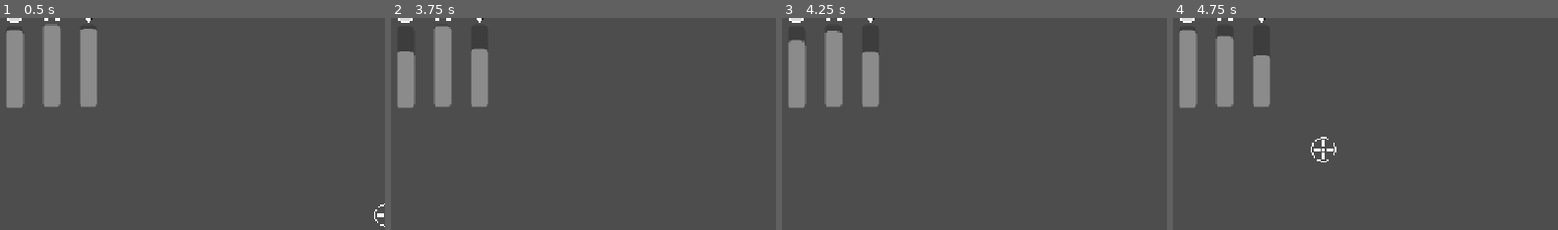
Above: before the commit, frames 1-4 (left to right).
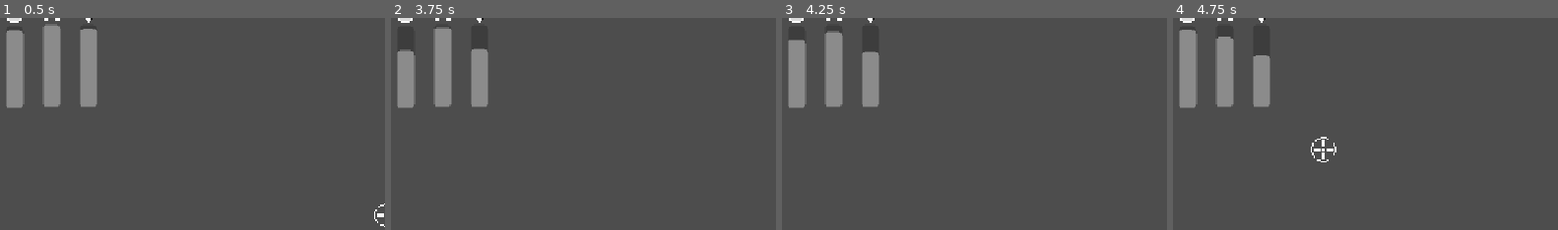
Above: after the commit, the same moments.

Repository: foreachike/game2
Game: Godot game, scene res://scenes/main.tscn
Two runs of this game, one before a commit and one after it. Both use one fixed random seed, a clock stepped at 60 frames per second and the inputs below. The project has no main scene, so this scene is started directly.
Inputs (mouse positions are % of the whole screen's width and height, from its top left):
- Up to frame 1 (0.5 s): no input
- Up to frame 2 (3.75 s): tap Enter at 0.5, 3.5 s; move the mouse to (73, 47) at 0.52 s; hold Right (ui_right) 0.53-1.28 s; tap Alt at 0.6, 2.1, 3.6 s; click (73, 47) at 0.67 s; move the mouse to (30, 57) at 1.27 s; hold Down (ui_down) 1.28-2.03 s; tap Shift at 1.35, 2.85 s; tap Space at 2 s; move the mouse to (60, 29) at 2.02 s; hold Right (ui_right) 2.03-2.78 s; move the mouse to (45, 73) at 2.77 s; hold Up 2.78-3.53 s; click (45, 73) at 2.92 s; move the mouse to (81, 68) at 3.52 s; hold Left (ui_left) from 3.53 s (still down)
- Up to frame 3 (4.25 s): keep holding Left (ui_left)
- Up to frame 4 (4.75 s): keep holding Left (ui_left); move the mouse to (20, 36) at 4.27 s; tap Shift at 4.35 s
The pictures show only the part of the screen within x 0-50%, y 6-56%; the shares and areas given below are measured in that part.

Frame 1 is identical in both runs. In frame 2, less than 0.1% of the frame differs, in the area x 1-16%, y 3-17%; in frame 3, less than 0.1%; in frame 4, less than 0.1%.

Commit message:
sound effects menus polish and such

Diff:
--- a/project.godot
+++ b/project.godot
@@ -13,6 +13,10 @@
 config/name="gameYouPlay"
 config/features=PackedStringArray("4.7", "Forward Plus")
 config/icon="res://icon.svg"
+
+[autoload]
+
+Crosshair="*uid://v4eqe088kk84"
 
 [display]
 
--- /dev/null
+++ b/scenes/crosshair.tscn
@@ -0,0 +1,9 @@
+[gd_scene format=3 uid="uid://v4eqe088kk84"]
+
+[ext_resource type="Texture2D" uid="uid://bw0cy0qfkc0ai" path="res://sprites/crosshair.png" id="1_norqy"]
+[ext_resource type="Script" uid="uid://kwstrqxye5sp" path="res://scripts/crosshair.gd" id="2_qnjby"]
+
+[node name="crosshair" type="Sprite2D" unique_id=165731614]
+scale = Vector2(2.28125, 2.28125)
+texture = ExtResource("1_norqy")
+script = ExtResource("2_qnjby")
--- a/scenes/gameover.tscn
+++ b/scenes/gameover.tscn
@@ -1,3 +1,80 @@
 [gd_scene format=3 uid="uid://dlhexnk2qnsyg"]
 
+[ext_resource type="FontFile" uid="uid://bhmnt3s60sjr5" path="res://font/VCR_OSD_MONO_1.001.ttf" id="1_dy3ie"]
+[ext_resource type="Script" uid="uid://45kdpnta8bqu" path="res://scripts/textScroll.gd" id="2_2mkfd"]
+[ext_resource type="Script" uid="uid://cv025bcd2jdhr" path="res://scripts/button.gd" id="3_2mkfd"]
+
+[sub_resource type="LabelSettings" id="LabelSettings_pkevg"]
+line_spacing = 3.145
+font = ExtResource("1_dy3ie")
+font_size = 79
+outline_color = Color(0, 0, 0, 1)
+shadow_size = 22
+shadow_color = Color(0, 0, 0, 0.0627451)
+
 [node name="Node2D" type="Node2D" unique_id=1298917901]
+
+[node name="Control" type="Control" parent="." unique_id=1454477366]
+layout_mode = 3
+anchors_preset = 0
+offset_left = 415.0
+offset_top = 156.0
+offset_right = 765.0
+offset_bottom = 406.0
+
+[node name="CenterContainer" type="CenterContainer" parent="Control" unique_id=792269882]
+layout_mode = 1
+anchors_preset = 8
+anchor_left = 0.5
+anchor_top = 0.5
+anchor_right = 0.5
+anchor_bottom = 0.5
+offset_left = -254.5
+offset_top = -181.0
+offset_right = 254.5
+offset_bottom = 181.0
+grow_horizontal = 2
+grow_vertical = 2
+
+[node name="Label" type="Label" parent="Control/CenterContainer" unique_id=561115183]
+layout_mode = 2
+text = "GODOT
+IS DEAD
+
+GAMES
+ARE NO MORE"
+label_settings = SubResource("LabelSettings_pkevg")
+horizontal_alignment = 1
+vertical_alignment = 3
+autowrap_trim_flags = 0
+script = ExtResource("2_2mkfd")
+
+[node name="typeTimer" type="Timer" parent="Control/CenterContainer/Label" unique_id=2045671129]
+wait_time = 0.103
+
+[node name="pauseTimer" type="Timer" parent="Control/CenterContainer/Label" unique_id=906052354]
+wait_time = 2.072
+
+[node name="Button" type="Button" parent="Control" unique_id=738236029]
+layout_mode = 0
+offset_left = -164.0
+offset_top = 373.0
+offset_right = 72.0
+offset_bottom = 440.0
+text = "retry"
+script = ExtResource("3_2mkfd")
+button = 1
+
+[node name="Button2" type="Button" parent="Control" unique_id=512376114]
+layout_mode = 0
+offset_left = 259.0
+offset_top = 373.0
+offset_right = 495.0
+offset_bottom = 440.0
+text = "menu
+"
+script = ExtResource("3_2mkfd")
+button = 2
+
+[connection signal="pressed" from="Control/Button" to="Control/Button" method="_on_pressed"]
+[connection signal="pressed" from="Control/Button2" to="Control/Button2" method="_on_pressed"]
--- a/scenes/main.tscn
+++ b/scenes/main.tscn
@@ -5,14 +5,18 @@
 [ext_resource type="Texture2D" uid="uid://blspgghd6rqhf" path="res://sprites/2.png" id="2_o6xl0"]
 [ext_resource type="Texture2D" uid="uid://bdb4qnn3770ae" path="res://sprites/3.png" id="3_tipki"]
 [ext_resource type="Texture2D" uid="uid://c4mykdv2k21l3" path="res://sprites/4.png" id="4_85g3d"]
-[ext_resource type="Script" uid="uid://ftuoqdm8vlvn" path="res://scenes/cookingAnim.gd" id="5_o6xl0"]
+[ext_resource type="Script" uid="uid://ftuoqdm8vlvn" path="res://scripts/cookingAnim.gd" id="5_o6xl0"]
 [ext_resource type="Texture2D" uid="uid://cgqsobmi5ows1" path="res://godotengine-dark.png" id="7_trceg"]
 [ext_resource type="Texture2D" uid="uid://cmeypbn52t8as" path="res://sprites/drink.png" id="8_choun"]
+[ext_resource type="AudioStream" uid="uid://bjx1epky5lpex" path="res://sounds/cook.wav" id="8_jkv2x"]
+[ext_resource type="AudioStream" uid="uid://cvej6hlnk7s52" path="res://sounds/chomp.wav" id="8_trceg"]
+[ext_resource type="AudioStream" uid="uid://dkc1nb4vdmyla" path="res://sounds/bip.wav" id="9_jbj1t"]
 [ext_resource type="Texture2D" uid="uid://bo12t052i7hfp" path="res://sprites/music.png" id="9_ya4ey"]
 [ext_resource type="Texture2D" uid="uid://cghw85j7tsosr" path="res://sprites/pizza.png" id="10_eb6dy"]
+[ext_resource type="Script" uid="uid://ciyror2d21a0k" path="res://scripts/drinksounds.gd" id="11_jbj1t"]
 [ext_resource type="FontFile" uid="uid://bhmnt3s60sjr5" path="res://font/VCR_OSD_MONO_1.001.ttf" id="11_ya4ey"]
-[ext_resource type="Texture2D" uid="uid://bw0cy0qfkc0ai" path="res://sprites/crosshair.png" id="12_trceg"]
-[ext_resource type="Script" uid="uid://kwstrqxye5sp" path="res://scripts/crosshair.gd" id="13_a8y0u"]
+[ext_resource type="PackedScene" uid="uid://v4eqe088kk84" path="res://scenes/crosshair.tscn" id="12_eb6dy"]
+[ext_resource type="AudioStream" uid="uid://dbojstjpj3i34" path="res://sounds/gulp.wav" id="12_muem4"]
 
 [sub_resource type="DrawableTexture2D" id="DrawableTexture2D_tqdvr"]
 
@@ -71,8 +75,14 @@
 scale = Vector2(2.31, 2.31)
 sprite_frames = SubResource("SpriteFrames_5rdo6")
 animation = &"cook"
-speed_scale = 0.75
+speed_scale = 0.7
 script = ExtResource("5_o6xl0")
+
+[node name="cookingSounds" type="AudioStreamPlayer2D" parent="KitchenP" unique_id=1740083305]
+stream = ExtResource("8_jkv2x")
+
+[node name="bip" type="AudioStreamPlayer2D" parent="KitchenP" unique_id=998972559]
+stream = ExtResource("9_jbj1t")
 
 [node name="MusicP" type="Node2D" parent="." unique_id=1798012502]
 position = Vector2(580, 566)
@@ -81,12 +91,22 @@
 modulate = Color(0.5449743, 0.54497427, 0.54497427, 1)
 texture = SubResource("DrawableTexture2D_tqdvr")
 
+[node name="musicSounds" type="AudioStreamPlayer2D" parent="MusicP" unique_id=1513941728]
+
+[node name="chomp" type="AudioStreamPlayer2D" parent="MusicP" unique_id=1537768092]
+stream = ExtResource("8_trceg")
+volume_db = -5.0
+
 [node name="DrinkP" type="Node2D" parent="." unique_id=379263878]
 position = Vector2(70, 566)
+script = ExtResource("11_jbj1t")
 
 [node name="Drink" type="Sprite2D" parent="DrinkP" unique_id=1349682230]
 modulate = Color(0.5449743, 0.54497427, 0.54497427, 1)
 texture = SubResource("DrawableTexture2D_tqdvr")
+
+[node name="drinkingSounds" type="AudioStreamPlayer2D" parent="DrinkP" unique_id=616569345]
+stream = ExtResource("12_muem4")
 
 [node name="CanvasLayer" type="CanvasLayer" parent="." unique_id=2115296890]
 
@@ -152,10 +172,4 @@
 label_settings = SubResource("LabelSettings_5rdo6")
 horizontal_alignment = 1
 
-[node name="crosshair" type="Sprite2D" parent="." unique_id=1547000188]
-position = Vector2(20.5, 20.5)
-scale = Vector2(2.28125, 2.28125)
-texture = ExtResource("12_trceg")
-script = ExtResource("13_a8y0u")
-
-[connection signal="animation_looped" from="KitchenP/cookingAnim" to="KitchenP/cookingAnim" method="_on_animation_looped"]
+[node name="crosshair" parent="CanvasLayer" unique_id=165731614 instance=ExtResource("12_eb6dy")]
--- a/scenes/start.tscn
+++ b/scenes/start.tscn
@@ -1,3 +1,34 @@
 [gd_scene format=3 uid="uid://cog6jybcii07d"]
 
+[ext_resource type="Script" uid="uid://pysb8jyvxyxj" path="res://scripts/buttonStart.gd" id="1_u80x2"]
+[ext_resource type="FontFile" uid="uid://bhmnt3s60sjr5" path="res://font/VCR_OSD_MONO_1.001.ttf" id="2_bodal"]
+
+[sub_resource type="Theme" id="Theme_y16t7"]
+
+[sub_resource type="LabelSettings" id="LabelSettings_5rdo6"]
+font = ExtResource("2_bodal")
+font_size = 90
+
 [node name="Node2D" type="Node2D" unique_id=1524386747]
+
+[node name="Button" type="Button" parent="." unique_id=797710287]
+offset_left = 524.0
+offset_top = 351.0
+offset_right = 672.0
+offset_bottom = 384.0
+theme = SubResource("Theme_y16t7")
+theme_override_colors/icon_normal_color = Color(0, 0, 0, 1)
+text = "start"
+script = ExtResource("1_u80x2")
+
+[node name="Label" type="Label" parent="." unique_id=95641302]
+offset_left = 240.0
+offset_top = 61.0
+offset_right = 926.0
+offset_bottom = 224.0
+text = "GODOT'S LIFE
+AS A BUM"
+label_settings = SubResource("LabelSettings_5rdo6")
+horizontal_alignment = 1
+
+[connection signal="pressed" from="Button" to="Button" method="_on_pressed"]
--- /dev/null
+++ b/scripts/button.gd
@@ -0,0 +1,24 @@
+extends Button
+@onready var label: Label = $"../CenterContainer/Label"
+
+@export var button: int
+
+# Called when the node enters the scene tree for the first time.
+func _ready() -> void:
+	visible = false
+	label.buttons.connect(_on_buttons)
+
+
+# Called every frame. 'delta' is the elapsed time since the previous frame.
+func _process(delta: float) -> void:
+	pass
+
+func _on_buttons():
+	visible = true
+
+
+func _on_pressed() -> void:
+	if button == 1:
+		get_tree().change_scene_to_file("res://main.tscn")
+	else:
+		get_tree().change_scene_to_file("res://start.tscn")
--- /dev/null
+++ b/scripts/buttonStart.gd
@@ -0,0 +1,16 @@
+extends Button
+const MAIN = preload("uid://dbu4bctvgkyiq")
+
+
+# Called when the node enters the scene tree for the first time.
+func _ready() -> void:
+	pass # Replace with function body.
+
+
+# Called every frame. 'delta' is the elapsed time since the previous frame.
+func _process(delta: float) -> void:
+	pass
+
+
+func _on_pressed() -> void:
+	get_tree().change_scene_to_packed(MAIN)
--- a/scripts/character.gd
+++ b/scripts/character.gd
@@ -6,6 +6,9 @@
 @onready var dMeter: ProgressBar = $"../CanvasLayer/drinkBar"
 @onready var mMeter: ProgressBar = $"../CanvasLayer/musicBar"
 @onready var fMeter: ProgressBar = $"../CanvasLayer/foodBar"
+@onready var chomp: AudioStreamPlayer2D = $"../MusicP/chomp"
+
+const GAMEOVER = preload("uid://dlhexnk2qnsyg")
 
 var prevPos := 0
 var pos := 0
@@ -31,21 +34,22 @@
 	else:
 		pos = 0
 
+	if d <= 0 or f <= 0 or m <= 0:
+		get_tree().change_scene_to_packed(GAMEOVER)
+
 	_move()
-	d = _drain(d, 5 * delta, dMeter)
-	m = _drain(m, 6 * delta, mMeter)
-	f = _drain(f, 4 * delta, fMeter)
 
 	if pos == 0:
 		if not m >= 50:
 			m += 18 * delta
 
 		if pizzas > 0 and Input.is_action_just_pressed("ui_down"):
+			chomp.play()
 			pizzas -= 1
-			if f + 10 > 50:
+			if f + 15 > 50:
 				f = 50
 			else:
-				f += 10
+				f += 15
 
 	if pos == -1:
 		if not d >= 50:
@@ -54,6 +58,11 @@
 
 	if pos != prevPos:
 		moved.emit()
+
+	d = _drain(d, 5 * delta, dMeter)
+	m = _drain(m, 6 * delta, mMeter)
+	f = _drain(f, 4 * delta, fMeter)
+
 
 func _move():
 	if pos == 1:
@@ -65,6 +74,6 @@
 
 func _drain(meter, dps: float,visual: ProgressBar):
 	if not meter <= 0:
-		meter -= dps
+		meter = max(meter - dps, 0.0)
 	visual.value = meter
 	return meter
--- a/scenes/cookingAnim.gd
+++ b/scripts/cookingAnim.gd
@@ -1,11 +1,15 @@
 extends AnimatedSprite2D
 @onready var char: Node2D = $"../../Character"
 @onready var pizzaCountLabel: Label = $"../../CanvasLayer/pizzaCounter"
+@onready var cooking_sounds: AudioStreamPlayer2D = $"../cookingSounds"
+@onready var bip: AudioStreamPlayer2D = $"../bip"
 
 # Called when the node enters the scene tree for the first time.
 func _ready() -> void:
 	frame = 0
 	char.moved.connect(_on_moved)
+	animation_looped.connect(_on_animation_looped)
+	frame_changed.connect(_on_frame_changed)
 
 # Called every frame. 'delta' is the elapsed time since the previous frame.
 func _process(delta: float) -> void:
@@ -18,6 +22,7 @@
 	pass
 
 func _on_animation_looped() -> void:
+	cooking_sounds.play()
 	char.pizzas += 1
 	if char.pizzas >= 5:
 		stop()
@@ -28,3 +33,7 @@
 		play()
 	else:
 		pause()
+
+
+func _on_frame_changed() -> void:
+	bip.play()
--- a/scripts/crosshair.gd
+++ b/scripts/crosshair.gd
@@ -1,12 +1,27 @@
 extends Sprite2D
 var viewport
+
+const START = preload("uid://cog6jybcii07d")
+const MAIN = preload("uid://dbu4bctvgkyiq")
+const GAMEOVER = preload("uid://dlhexnk2qnsyg")
+
+const CROSSHAIR = preload("uid://bw0cy0qfkc0ai")
+const CURSOR = preload("uid://ckpcbh6uqxug0")
+
 # Called when the node enters the scene tree for the first time.
 func _ready() -> void:
+	z_index = 100
 	viewport = get_viewport()
 	Input.mouse_mode = Input.MOUSE_MODE_HIDDEN
-
 
 # Called every frame. 'delta' is the elapsed time since the previous frame.
 func _process(delta: float) -> void:
 	var mousePos = viewport.get_mouse_position()
 	global_position = mousePos
+
+	var current := get_tree().current_scene
+	if current:
+		if current.scene_file_path in [START.resource_path, GAMEOVER.resource_path]:
+			texture = CURSOR
+		else:
+			texture = CROSSHAIR
--- /dev/null
+++ b/scripts/drinksounds.gd
@@ -0,0 +1,17 @@
+extends Node2D
+@onready var char: Node2D = $"../Character"
+@onready var drinking_sounds: AudioStreamPlayer2D = $drinkingSounds
+
+
+# Called when the node enters the scene tree for the first time.
+func _ready() -> void:
+	char.moved.connect(_on_move)
+
+
+# Called every frame. 'delta' is the elapsed time since the previous frame.
+func _process(delta: float) -> void:
+	pass
+
+func _on_move():
+	if char.pos == -1:
+		drinking_sounds.play()
--- /dev/null
+++ b/scripts/musicy.gd
@@ -0,0 +1,11 @@
+extends Node2D
+
+
+# Called when the node enters the scene tree for the first time.
+func _ready() -> void:
+	pass # Replace with function body.
+
+
+# Called every frame. 'delta' is the elapsed time since the previous frame.
+func _process(delta: float) -> void:
+	pass
--- /dev/null
+++ b/scripts/textScroll.gd
@@ -0,0 +1,36 @@
+extends Label
+@onready var type_timer: Timer = $typeTimer
+@onready var pause_timer: Timer = $pauseTimer
+
+var lines
+
+signal buttons
+
+# Called when the node enters the scene tree for the first time.
+func _ready() -> void:
+	visible_characters = 0
+	type_timer.timeout.connect(_on_timeout)
+	pause_timer.timeout.connect(_on_pause)
+	type_timer.start()
+	self.get_line_count()
+
+# Called every frame. 'delta' is the elapsed time since the previous frame.
+func _process(delta: float) -> void:
+	lines = get_line_count()
+
+func _on_timeout():
+	if visible_characters <= text.length():
+		visible_characters += 1
+	else:
+		buttons.emit()
+		type_timer.stop()
+
+	if lines == 3:
+		print("timerstarted")
+		pause_timer.start()
+		type_timer.stop()
+
+func _on_pause():
+	print("ding")
+	type_timer.start()
+	pause_timer.stop()
Not shown, added: scripts/button.gd.uid
Not shown, added: scripts/buttonStart.gd.uid
Renamed: scenes/cookingAnim.gd.uid -> scripts/cookingAnim.gd.uid
Not shown, added: scripts/drinksounds.gd.uid
Not shown, added: scripts/gulp.wav.import
Not shown, added: scripts/musicy.gd.uid
Not shown, added: scripts/textScroll.gd.uid
Not shown, added: sounds/bip.wav.import
Not shown, added: sounds/chomp.wav.import
Not shown, added: sounds/cook.wav.import
Not shown, added: sounds/gulp.wav.import
Binary file added: sprites/cursor.png
(and 6 more such lines)
